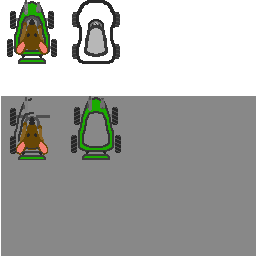
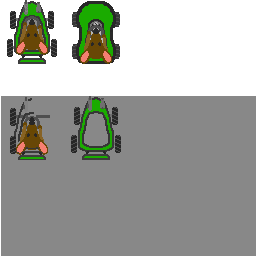
Two versions of the same layered image (256×256). Layer-by-layer changes:
showed "RatDriver" over box(80, 25, 112, 64)
painted on "CARABody copy" over box(79, 0, 113, 61)
showed "CarColor", painted on it over box(82, 6, 110, 60)
